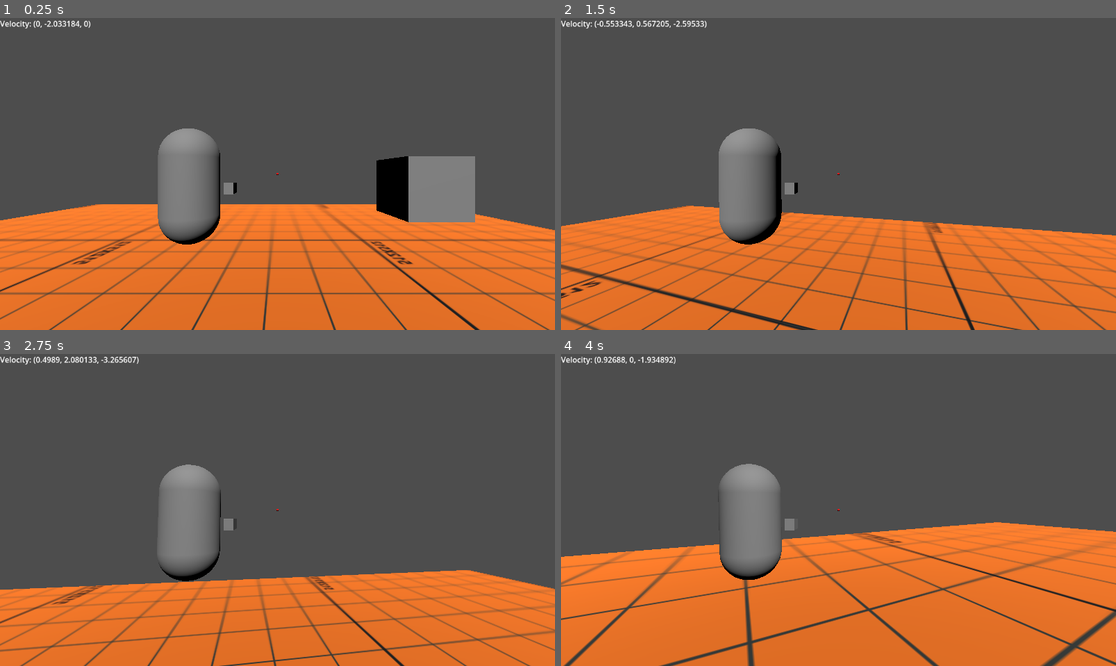
Above: before the commit, frames 1-4 (two rows, left to right).
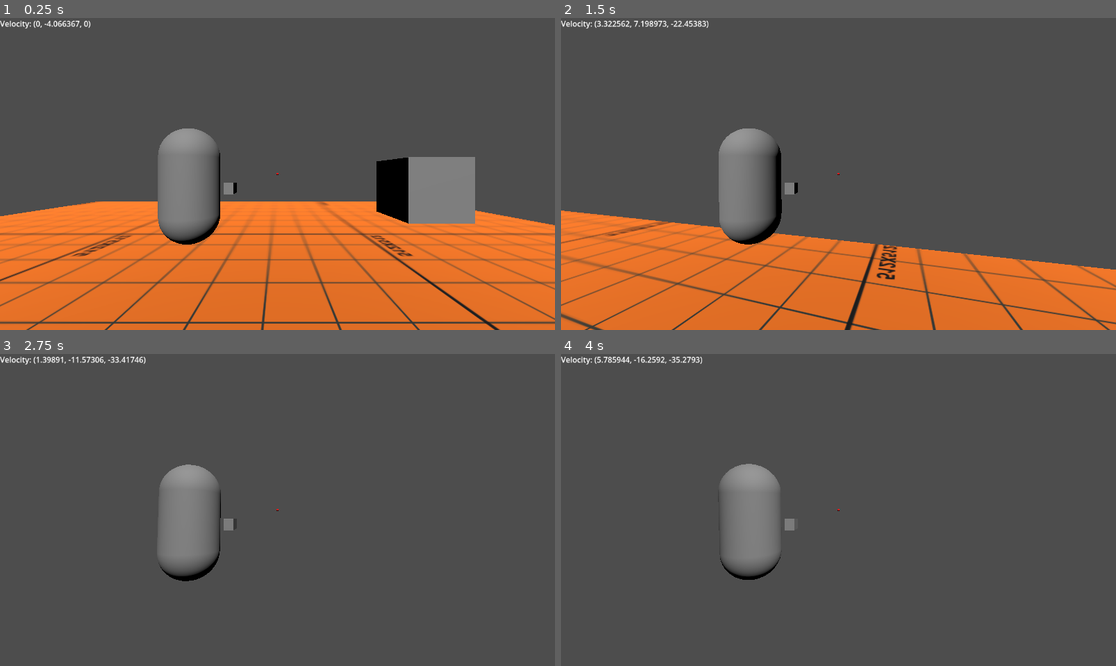
Above: after the commit, the same moments.

Repository: fowrr/ninja-game
Game: Godot game, scene res://testing_grounds.tscn
Same seed, same stepped clock (60 frames per second), same inputs: the game is played once before the commit and once after it.
Inputs (mouse positions are in pixels of both pictures, inside the frame that each line leads up to):
- Up to frame 1 (0.25 s): no input
- Up to frame 2 (1.5 s): tap Enter (ui_accept) at 0.5, 0.77 s; move the mouse to (866, 174) at 0.52 s; hold Shift (shift) 0.53-1.28 s; hold Up (ui_up) from 0.53 s (still down); tap Space (space) at 0.8, 1.35 s; move the mouse to (810, 174) at 1.27 s
- Up to frame 3 (2.75 s): keep holding Up (ui_up); tap Enter (ui_accept) at 1.52 s; tap Shift (shift) at 1.55 s; move the mouse to (288, 503) at 2.02 s; hold Right mouse button (mouse_right) from 2.03 s (still down); tap Space (space) at 2.3 s
- Up to frame 4 (4 s): keep holding Up (ui_up); move the mouse to (832, 516) at 2.77 s; release Right mouse button (mouse_right) at 2.78 s; tap Shift (shift) at 2.85 s; tap Enter (ui_accept) at 3.02, 3.77 s; move the mouse to (877, 513) at 3.52 s; click (877, 513) at 3.6 s; tap Space (space) at 3.8 s

The runs differ from the first frame. In frame 1, 11% of the frame differs, in the area x 0-100%, y 0-100%; in frame 2, 14%; in frame 3, 28%; in frame 4, 40%.

Commit message:
fix the velo and the grapple mechs pleaseee

Diff:
--- a/bean.gd
+++ b/bean.gd
@@ -33,25 +33,6 @@
 	#Code making sure my velocity is never higher than my max speed.
 	#===============================================================#
 	var current_velocity = linear_velocity # Get the current velocity of the rigid body
-	if launch == true and launchWas == true:
-		velocity = 2500
-		max_horizontal_speed = 10.0
-		if horizontal_velocity.length()> 11:
-			horizontal_velocity = horizontal_velocity.normalized() * max_horizontal_speed
-			linear_velocity = Vector3(horizontal_velocity.x,linear_velocity.y,horizontal_velocity.y)
-		#print(current_velocity.length())
-	elif Input.is_action_pressed("shift") and grounded == 1:
-		velocity = 2500
-		max_horizontal_speed = 6.0
-		if horizontal_velocity.length()> 7:
-			horizontal_velocity = horizontal_velocity.normalized() * max_horizontal_speed
-			linear_velocity = Vector3(horizontal_velocity.x,linear_velocity.y,horizontal_velocity.y) #This code make sure my speed is capped if I'm sprinting
-		#print(current_velocity.length())
-	else:
-		max_horizontal_speed = 2.0
-		if horizontal_velocity.length()> 3: #Same gist as the code above, just now it's when my speed is normal (i.e. not sprinting).
-			horizontal_velocity = horizontal_velocity.normalized() * max_horizontal_speed
-			linear_velocity = Vector3(horizontal_velocity.x,linear_velocity.y,horizontal_velocity.y)
 	#print(current_velocity.length())
 	if linear_velocity.y <= -1.5:
 		gravity_scale = 1
@@ -66,12 +47,12 @@
 	#Gets my movement (A,W,S,D or arrow keys)
 	var input = Input.get_vector("ui_left","ui_right","ui_up","ui_down")
 	var horizon_basis = mNode.basis #Check for nMode explanation (second line in unhandled input).
-	#horizon_basis = look_at(grapple_point)
 	apply_central_force(Vector3(input.x, 0 ,input.y) * velocity * 1 * delta * horizon_basis)
 
 	#hi
 	col()
 
+#This works
 func col():
 	if longRay.is_colliding():
 		if rayCast.is_colliding():
@@ -93,7 +74,7 @@
 		emit_signal("colF")
 		return colliding
 
-
+#This works
 func _unhandled_input(event):
 	if event is InputEventMouseMotion: #My movement code
 		mNode.rotate_y(deg_to_rad(event.relative.x*mouse_sens)) #moNode, meaning movement Node, ensures that my movement is going the right way (because the way your camera turns is the opposite way your character should move)
@@ -111,7 +92,7 @@
 				jumps -=1
 			elif jumps == 1:
 				if linear_velocity.y <= 0.25:
-					apply_central_impulse(Vector3(0, 1 ,0) * 10 )
+					apply_central_impulse(Vector3(0, 1 ,0) * 15 )
 					jumps -=1
 			elif jumps == 0:
 				grounded = 0
@@ -120,6 +101,9 @@
 func _on_grapple_controller_launching():
 	launch = true
 	launchWas = true
+	if jumps == 0:
+		jumps += 1
+	print(jumps)
 
 
 func _on_grapple_controller_retracted():
--- a/bean2.tscn
+++ b/bean2.tscn
@@ -26,7 +26,6 @@
 [node name="bean" type="RigidBody3D"]
 physics_material_override = SubResource("PhysicsMaterial_27feu")
 lock_rotation = true
-linear_damp = 32.242
 script = ExtResource("1_qxflj")
 
 [node name="MeshInstance3D" type="MeshInstance3D" parent="."]
--- a/grapplingGun.gd
+++ b/grapplingGun.gd
@@ -7,7 +7,7 @@
 var colliding = false
 @export var RayCast: RayCast3D
 @onready var ray = $"../v/h/S/Camera3D/RayCast3D"
-@export var stiffness := 50.0
+@export var stiffness := 100.0
 @export var rest_length := 5.0
 @export var damping := 1.0
 @onready var player = get_parent()
--- a/grapplingGun.tscn
+++ b/grapplingGun.tscn
@@ -4,6 +4,3 @@
 
 [node name="gunController" type="Node3D"]
 script = ExtResource("1_rqcba")
-stiffness = null
-rest_length = null
-damping = null
--- a/project.godot
+++ b/project.godot
@@ -69,3 +69,7 @@
 "events": [Object(InputEventMouseButton,"resource_local_to_scene":false,"resource_name":"","device":-1,"window_id":0,"a …(258 unchanged characters)…
 ]
 }
+
+[physics]
+
+3d/default_gravity=19.6
--- a/testing_grounds.tscn
+++ b/testing_grounds.tscn
@@ -43,13 +43,14 @@
 shape = SubResource("ConvexPolygonShape3D_cbrps")
 
 [node name="CSGBox3D3" type="CSGBox3D" parent="."]
-transform = Transform3D(-1, 0, -2.62268e-07, 0, 1, 0, 2.62268e-07, 0, -1, -6, 5.025, 6)
+transform = Transform3D(-1, 0, -2.62268e-07, 0, 1, 0, 2.62268e-07, 0, -1, -6, 7.28377, 6)
 use_collision = true
 
 [node name="CSGBox3D4" type="CSGBox3D" parent="."]
-transform = Transform3D(-1, 0, -2.62268e-07, 0, 1, 0, 2.62268e-07, 0, -1, -6, 7.025, 13)
+transform = Transform3D(-1, 0, -2.62268e-07, 0, 1, 0, 2.62268e-07, 0, -1, -6, 8.77953, 13)
 use_collision = true
 
 [node name="CSGBox3D5" type="CSGBox3D" parent="."]
-transform = Transform3D(-1, 0, -2.62268e-07, 0, 1, 0, 2.62268e-07, 0, -1, 1, 7.025, 9)
+transform = Transform3D(-0.999456, 0, 0.0329805, 0, 1, 0, -0.0329805, 0, -0.999456, 1, 10.6013, 9)
 use_collision = true
+size = Vector3(2.49039, 1, 2.64329)
Not shown, added: pastebin.txt
